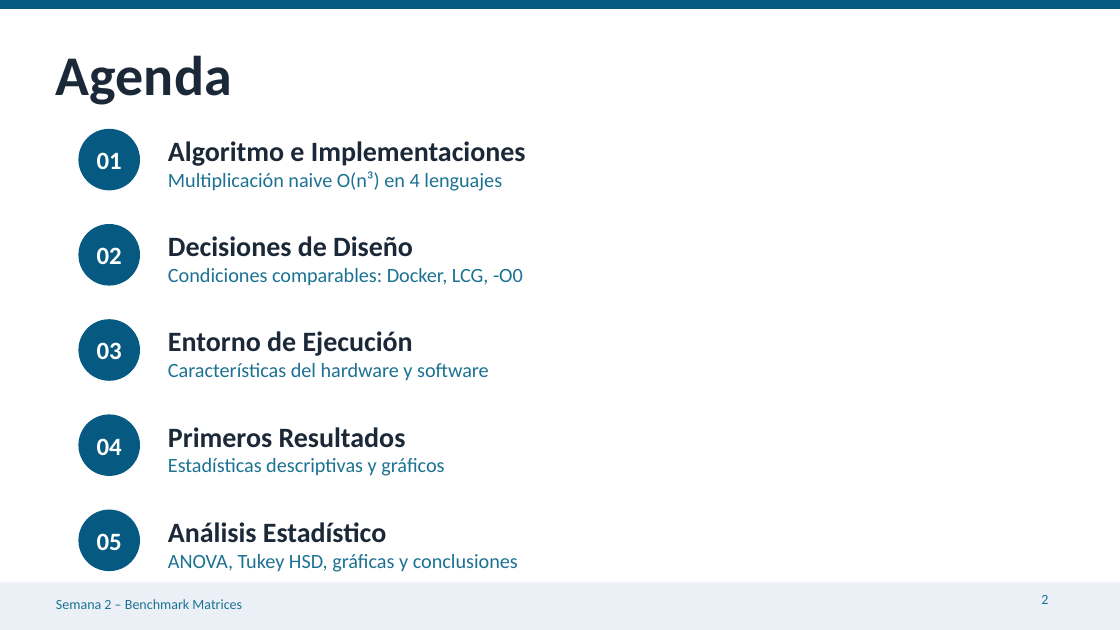
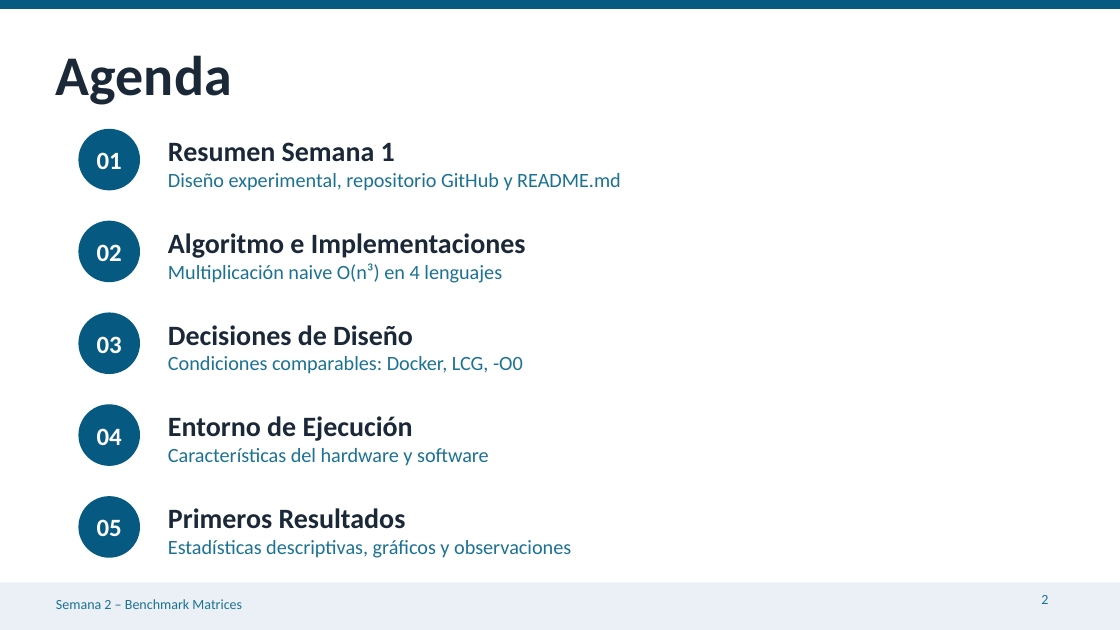
Before and after one commit to jffp-alt/matrix-benchmark, a slide deck: slide 2 of results/Semana2_Benchmark_Matrices.pptx. Drawn at 1120x630 pixels with LibreOffice and Linux fonts; fonts in the diff are those of the drawing. Boxes give left, top, right and bottom in pixels: in the first picture for what was removed or moved away, otherwise in the second. Text is boxed around its words. In the diff, an @@ line names an element or a change of style, - is before the commit and + after.

```diff
--- a/results/Semana2_Benchmark_Matrices.pptx
+++ b/results/Semana2_Benchmark_Matrices.pptx
@@ text added at (168,142,621,191), 13 pt, text #1C7293 @@
+Resumen Semana 1
+Diseño experimental, repositorio GitHub y README.md
@@ text "Algoritmo e Implementaciones Multiplicación naive ...": place and size @@
-text "Algoritmo e Implementaciones Multiplicación naive ..." at (168,141,526,191)
+text "Algoritmo e Implementaciones Multiplicación naive ..." at (168,233,526,283)
@@ 2 ellipses, 1 text: place and size @@
-2 ellipses, 1 text at (78,224,140,381)
+2 ellipses, 1 text at (78,221,140,374)
@@ text "Decisiones de Diseño Condiciones comparables: ...": place and size @@
-text "Decisiones de Diseño Condiciones comparables: ..." at (168,236,523,286)
+text "Decisiones de Diseño Condiciones comparables: ..." at (168,325,523,374)
@@ text "04": place and size @@
-text "04" at (97,438,122,455)
+text "04" at (97,428,122,445)
@@ ellipse: place and size @@
-ellipse at (78,414,140,476)
+ellipse at (78,404,140,466)
@@ text "Entorno de Ejecución Características del ...": place and size @@
-text "Entorno de Ejecución Características del ..." at (168,331,489,381)
+text "Entorno de Ejecución Características del ..." at (168,416,489,466)
@@ text removed at (168,427,444,476) @@
-Primeros Resultados
-Estadísticas descriptivas y gráficos
@@ text "05": place and size @@
-text "05" at (97,533,122,550)
+text "05" at (97,519,122,536)
@@ ellipse: place and size @@
-ellipse at (78,510,140,571)
+ellipse at (78,496,140,558)
@@ text at (168,508,571,558): text changed @@
-Análisis Estadístico
-ANOVA, Tukey HSD, gráficas y conclusiones
+Primeros Resultados
+Estadísticas descriptivas, gráficos y observaciones
```
Also in this commit, not shown: 7 other slides changed, 3 slides added, 3 slides removed.
